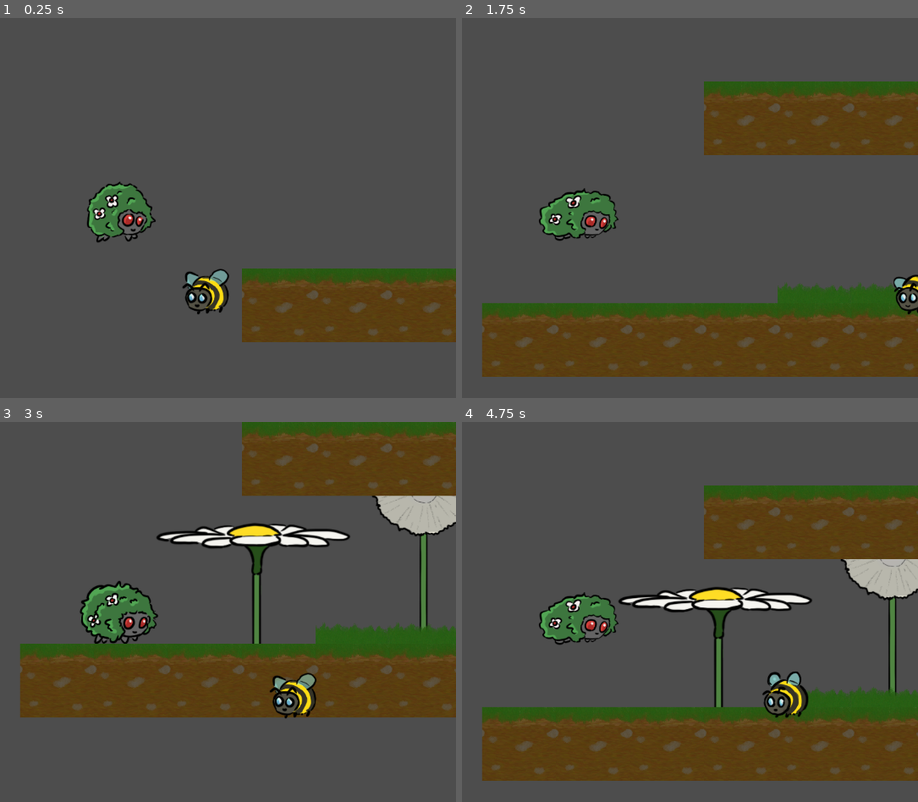
Above: before the commit, frames 1-4 (two rows, left to right).
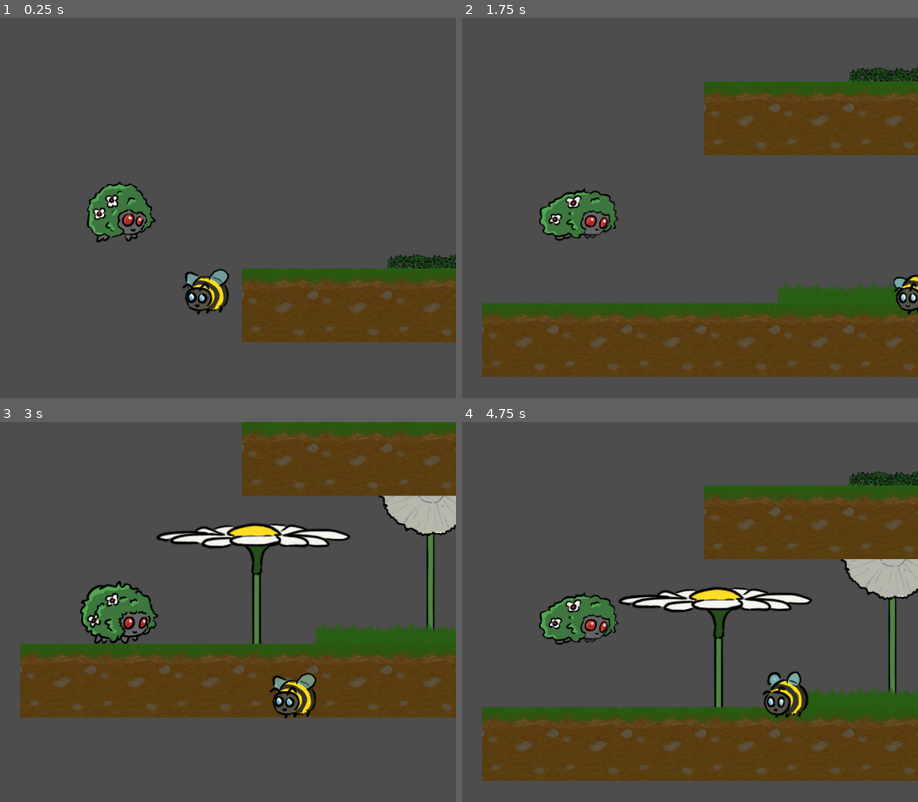
Above: after the commit, the same moments.

Repository: MANM-ANMM/jam_floraizon
Game: Godot game, scene res://scene/main.tscn
The game is run twice, just before and just after one commit, with the same random seed, the same clock (stepped at 60 frames per second) and the same inputs. The engine's default icon, where the game draws it, is replaced by a stand-in: a white triangle on a blue panel in a dark square.
Inputs:
- Up to frame 1 (0.25 s): no input
- Up to frame 2 (1.75 s): hold Right (move_right_abeille) from 0.53 s (still down); tap Space (action_player) at 0.6 s; tap W (jump_player) at 0.77, 1.52 s; tap Keypad 3 (bourgeon_abeille) at 1.35 s
- Up to frame 3 (3 s): release Right (move_right_abeille) at 2.03 s; hold Left (move_left_abeille) 2.03-2.78 s; tap Keypad 1 (pissenlit_abeille) at 2.1 s; hold Right (move_right_abeille) from 2.78 s (still down); tap Keypad 0 (tournesol_abeille) at 2.85 s
- Up to frame 4 (4.75 s): tap W (jump_player) at 3.02, 3.77, 4.52 s; tap Space (action_player) at 3.6 s; release Right (move_right_abeille) at 4.28 s; hold Left (move_left_abeille) from 4.28 s (still down); tap Keypad 3 (bourgeon_abeille) at 4.35 s

The runs differ from the first frame. In frame 1, 0.5% of the frame differs, in the area x 84-100%, y 62-66%; in frame 2, 0.5%; in frame 3, 1.1%, in the area x 81-100%, y 19-55%; in frame 4, 0.5%.

Commit message:
ajout des ronces dans le tilemap

Diff:
--- a/project.godot
+++ b/project.godot
@@ -113,3 +113,4 @@
 2d_physics/layer_3="player"
 2d_physics/layer_4="accroche"
 2d_physics/layer_5="fleurs_sol"
+2d_physics/layer_6="ronce"
--- a/scene/tile_map.tscn
+++ b/scene/tile_map.tscn
@@ -6,4 +6,4 @@
 scale = Vector2(0.3, 0.3)
 tile_set = ExtResource("1_mmpdj")
 format = 2
-layer_0/tile_data = PackedInt32Array(393216, 1, 0, 393217, 1 …(685 unchanged characters)… 196613, 1, 0, 196614, 1, 0, 196615, 1, 0)
+layer_0/tile_data = PackedInt32Array(393216, 1, 0, 393217, 1 …(685 unchanged characters)… 196613, 1, 0, 196614, 1, 0, 196615, 1, 0, 131079, 9, 0, 131076, 10, 0, 131077, 8, 0, 131078, 8, 0)
--- a/scene/tile_set_monde.tres
+++ b/scene/tile_set_monde.tres
@@ -1,13 +1,19 @@
-[gd_resource type="TileSet" load_steps=17 format=3 uid="uid://8h17s41wtdmj"]
+[gd_resource type="TileSet" load_steps=24 format=3 uid="uid://8h17s41wtdmj"]
 
 [ext_resource type="Texture2D" uid="uid://dswynrf3mltsd" path="res://terrain/Bloc Terre 1.png" id="1_lpqmi"]
 [ext_resource type="Texture2D" uid="uid://cisrnmsex5k32" path="res://terrain/Bloc Terre 2.png" id="2_lwxuh"]
 [ext_resource type="Texture2D" uid="uid://bi5se3m6cuo5g" path="res://terrain/Bloc Terre 3.png" id="3_4sukq"]
+[ext_resource type="Texture2D" uid="uid://ddkblki4r53qu" path="res://terrain/Ronces bout gauche.png" id="3_57smu"]
 [ext_resource type="Texture2D" uid="uid://domlwd8nqff5g" path="res://terrain/Bloc Terre 4.png" id="4_eltp3"]
 [ext_resource type="Texture2D" uid="uid://3qsqn26ha6f" path="res://terrain/Branche 1.png" id="5_n8to2"]
 [ext_resource type="Texture2D" uid="uid://exupe1rsc71r" path="res://terrain/Branche 2.png" id="6_43u2g"]
 [ext_resource type="Texture2D" uid="uid://6pdacij30jt4" path="res://terrain/Hautes Herbes 1.png" id="7_etyhc"]
 [ext_resource type="Texture2D" uid="uid://bbxdvy3cctcbg" path="res://terrain/Hautes Herbes 2.png" id="8_3x4m5"]
+[ext_resource type="Texture2D" uid="uid://bywwyoggth81d" path="res://terrain/ronces.png" id="10_4neon"]
+[ext_resource type="Texture2D" uid="uid://c4pxmpa4nvnjx" path="res://terrain/ronces bout droit.png" id="11_873qd"]
+
+[sub_resource type="TileMapPattern" id="TileMapPattern_bxia5"]
+tile_data = PackedInt32Array(0, 10, 0, 1, 8, 0, 2, 9, 0)
 
 [sub_resource type="TileSetAtlasSource" id="TileSetAtlasSource_7kqko"]
 texture = ExtResource("1_lpqmi")
@@ -16,6 +22,8 @@
 0:0/0/physics_layer_0/linear_velocity = Vector2(0, 0)
 0:0/0/physics_layer_0/angular_velocity = 0.0
 0:0/0/physics_layer_0/polygon_0/points = PackedVector2Array(-210, -210, 210, -210, 210, 210, -210, 210)
+0:0/0/physics_layer_1/linear_velocity = Vector2(0, 0)
+0:0/0/physics_layer_1/angular_velocity = 0.0
 
 [sub_resource type="TileSetAtlasSource" id="TileSetAtlasSource_0qkth"]
 texture = ExtResource("2_lwxuh")
@@ -24,6 +32,17 @@
 0:0/0/physics_layer_0/linear_velocity = Vector2(0, 0)
 0:0/0/physics_layer_0/angular_velocity = 0.0
 0:0/0/physics_layer_0/polygon_0/points = PackedVector2Array(-210, -210, 210, -210, 210, 210, -210, 210)
+0:0/0/physics_layer_1/linear_velocity = Vector2(0, 0)
+0:0/0/physics_layer_1/angular_velocity = 0.0
+
+[sub_resource type="TileSetAtlasSource" id="TileSetAtlasSource_3bv54"]
+texture = ExtResource("3_57smu")
+texture_region_size = Vector2i(420, 420)
+0:0/0 = 0
+0:0/0/physics_layer_0/linear_velocity = Vector2(0, 0)
+0:0/0/physics_layer_0/angular_velocity = 0.0
+0:0/0/physics_layer_1/linear_velocity = Vector2(0, 0)
+0:0/0/physics_layer_1/angular_velocity = 0.0
 
 [sub_resource type="TileSetAtlasSource" id="TileSetAtlasSource_3lsmy"]
 texture = ExtResource("3_4sukq")
@@ -32,6 +51,8 @@
 0:0/0/physics_layer_0/linear_velocity = Vector2(0, 0)
 0:0/0/physics_layer_0/angular_velocity = 0.0
 0:0/0/physics_layer_0/polygon_0/points = PackedVector2Array(210, -210, -210, 210, 210, 210)
+0:0/0/physics_layer_1/linear_velocity = Vector2(0, 0)
+0:0/0/physics_layer_1/angular_velocity = 0.0
 
 [sub_resource type="TileSetAtlasSource" id="TileSetAtlasSource_2k23m"]
 texture = ExtResource("4_eltp3")
@@ -40,6 +61,8 @@
 0:0/0/physics_layer_0/linear_velocity = Vector2(0, 0)
 0:0/0/physics_layer_0/angular_velocity = 0.0
 0:0/0/physics_layer_0/polygon_0/points = PackedVector2Array(-210, -210, 210, 210, -210, 210)
+0:0/0/physics_layer_1/linear_velocity = Vector2(0, 0)
+0:0/0/physics_layer_1/angular_velocity = 0.0
 
 [sub_resource type="TileSetAtlasSource" id="TileSetAtlasSource_fjj7f"]
 texture = ExtResource("5_n8to2")
@@ -47,6 +70,8 @@
 0:0/0 = 0
 0:0/0/physics_layer_0/linear_velocity = Vector2(0, 0)
 0:0/0/physics_layer_0/angular_velocity = 0.0
+0:0/0/physics_layer_1/linear_velocity = Vector2(0, 0)
+0:0/0/physics_layer_1/angular_velocity = 0.0
 
 [sub_resource type="TileSetAtlasSource" id="TileSetAtlasSource_abgfe"]
 texture = ExtResource("6_43u2g")
@@ -54,6 +79,8 @@
 0:0/0 = 0
 0:0/0/physics_layer_0/linear_velocity = Vector2(0, 0)
 0:0/0/physics_layer_0/angular_velocity = 0.0
+0:0/0/physics_layer_1/linear_velocity = Vector2(0, 0)
+0:0/0/physics_layer_1/angular_velocity = 0.0
 
 [sub_resource type="TileSetAtlasSource" id="TileSetAtlasSource_acjrj"]
 texture = ExtResource("7_etyhc")
@@ -61,6 +88,8 @@
 0:0/0 = 0
 0:0/0/physics_layer_0/linear_velocity = Vector2(0, 0)
 0:0/0/physics_layer_0/angular_velocity = 0.0
+0:0/0/physics_layer_1/linear_velocity = Vector2(0, 0)
+0:0/0/physics_layer_1/angular_velocity = 0.0
 
 [sub_resource type="TileSetAtlasSource" id="TileSetAtlasSource_7ja8g"]
 texture = ExtResource("8_3x4m5")
@@ -68,10 +97,33 @@
 0:0/0 = 0
 0:0/0/physics_layer_0/linear_velocity = Vector2(0, 0)
 0:0/0/physics_layer_0/angular_velocity = 0.0
+0:0/0/physics_layer_1/linear_velocity = Vector2(0, 0)
+0:0/0/physics_layer_1/angular_velocity = 0.0
+
+[sub_resource type="TileSetAtlasSource" id="TileSetAtlasSource_l4gvw"]
+texture = ExtResource("10_4neon")
+texture_region_size = Vector2i(420, 420)
+0:0/0 = 0
+0:0/0/physics_layer_0/linear_velocity = Vector2(0, 0)
+0:0/0/physics_layer_0/angular_velocity = 0.0
+0:0/0/physics_layer_1/linear_velocity = Vector2(0, 0)
+0:0/0/physics_layer_1/angular_velocity = 0.0
+0:0/0/physics_layer_1/polygon_0/points = PackedVector2Array(-210, 150, 210, 154, 210, 210, -210, 210)
+
+[sub_resource type="TileSetAtlasSource" id="TileSetAtlasSource_epm0j"]
+texture = ExtResource("11_873qd")
+texture_region_size = Vector2i(420, 420)
+0:0/0 = 0
+0:0/0/physics_layer_0/linear_velocity = Vector2(0, 0)
+0:0/0/physics_layer_0/angular_velocity = 0.0
+0:0/0/physics_layer_1/linear_velocity = Vector2(0, 0)
+0:0/0/physics_layer_1/angular_velocity = 0.0
 
 [resource]
 tile_size = Vector2i(420, 420)
 physics_layer_0/collision_layer = 1
+physics_layer_1/collision_layer = 32
+physics_layer_1/collision_mask = 0
 sources/0 = SubResource("TileSetAtlasSource_7kqko")
 sources/1 = SubResource("TileSetAtlasSource_0qkth")
 sources/2 = SubResource("TileSetAtlasSource_3lsmy")
@@ -80,3 +132,7 @@
 sources/5 = SubResource("TileSetAtlasSource_abgfe")
 sources/6 = SubResource("TileSetAtlasSource_acjrj")
 sources/7 = SubResource("TileSetAtlasSource_7ja8g")
+sources/8 = SubResource("TileSetAtlasSource_l4gvw")
+sources/9 = SubResource("TileSetAtlasSource_epm0j")
+sources/10 = SubResource("TileSetAtlasSource_3bv54")
+pattern_0 = SubResource("TileMapPattern_bxia5")
Not shown, added: terrain/Ronces bout gauche.png.import
Not shown, added: terrain/ronces bout droit.png.import
Not shown, added: terrain/ronces.png.import
